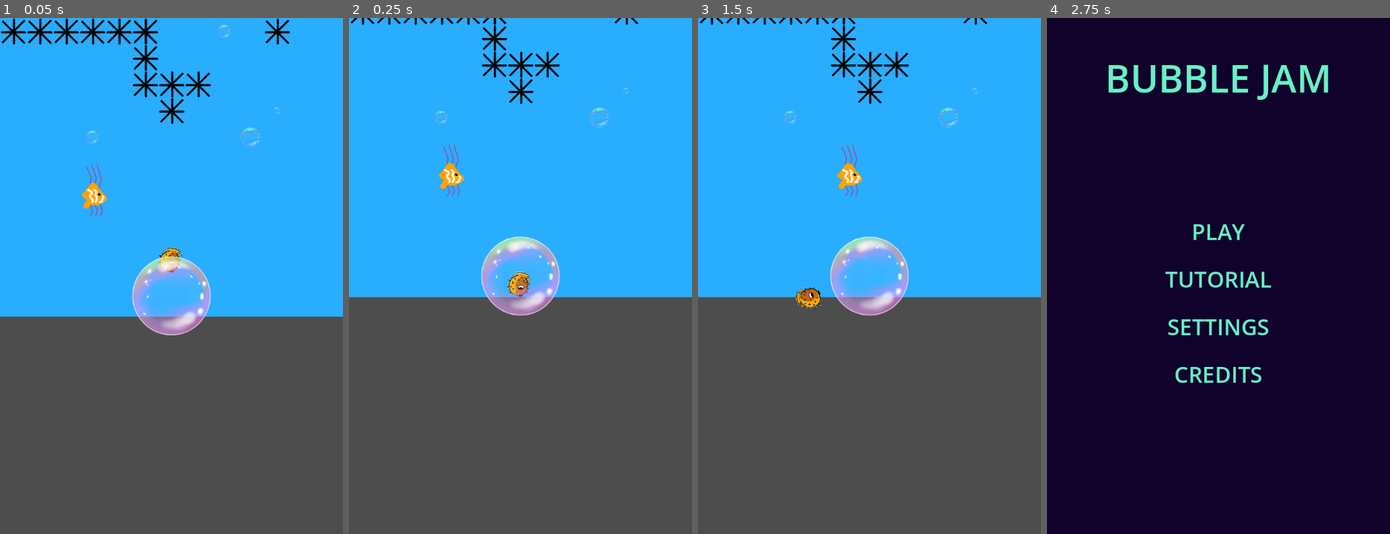
Above: before the commit, frames 1-4 (left to right).
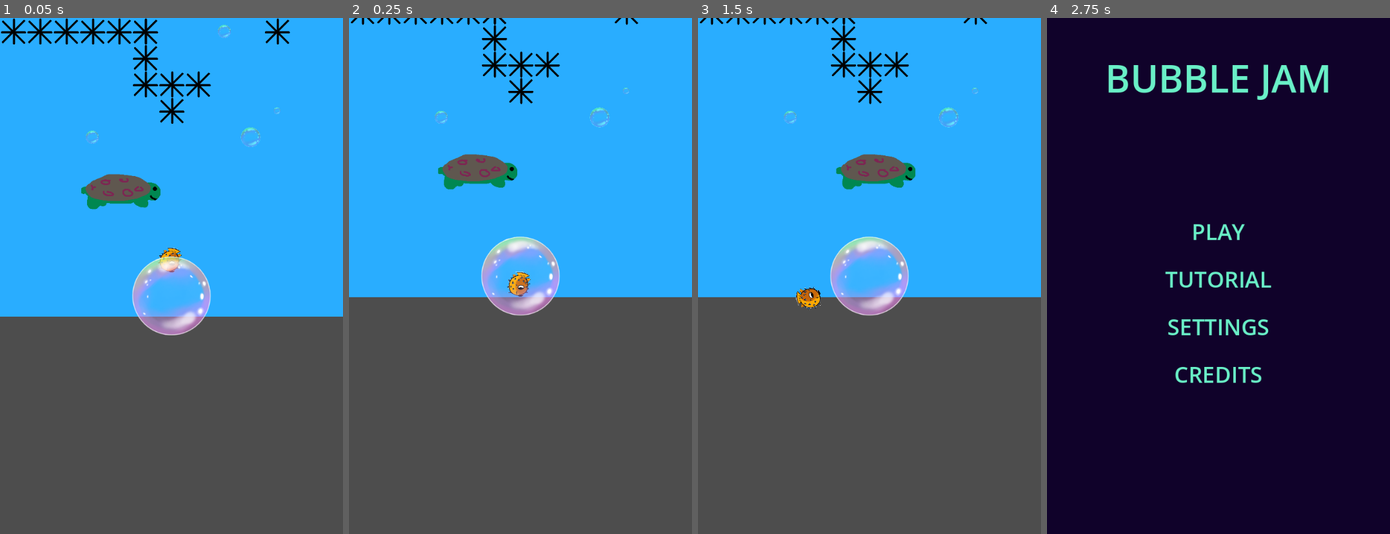
Above: after the commit, the same moments.

Repository: Birdboys/bubbleJam
Game: Godot game, scene res://scenes/test_environment.tscn
Same seed, same stepped clock (60 frames per second), same inputs: the game is played once before the commit and once after it. This scene is started directly instead of the project's main scene.
Inputs (mouse positions are in pixels of both pictures, inside the frame that each line leads up to):
- Up to frame 1 (0.05 s): no input
- Up to frame 2 (0.25 s): no input
- Up to frame 3 (1.5 s): move the mouse to (944, 250) at 0.52 s; tap Space (puff) at 0.6, 1.35 s; move the mouse to (800, 301) at 1.27 s
- Up to frame 4 (2.75 s): move the mouse to (1252, 162) at 2.02 s; hold E (start) from 2.03 s (still down); tap Space (puff) at 2.3 s

The runs differ from the first frame. In frame 1, 1.2% of the frame differs, in the area x 23-47%, y 28-39%; in frame 2, 1.2%; in frame 3, 1.2%, in the area x 40-64%, y 24-35%; in frame 4, nothing differs.

Commit message:
added turtle who bounces

Diff:
--- a/scenes/bubble.tscn
+++ b/scenes/bubble.tscn
@@ -4,7 +4,7 @@
 [ext_resource type="Script" path="res://scripts/bubble.gd" id="1_d4vj7"]
 
 [sub_resource type="CircleShape2D" id="CircleShape2D_dh2yb"]
-radius = 100.0
+radius = 90.0
 
 [sub_resource type="CircleShape2D" id="CircleShape2D_i7meq"]
 radius = 90.0
@@ -13,8 +13,7 @@
 radius = 100.0
 
 [node name="bubble" type="CharacterBody2D"]
-collision_layer = 0
-collision_mask = 0
+collision_layer = 4
 script = ExtResource("1_d4vj7")
 
 [node name="bubbleCol" type="CollisionShape2D" parent="."]
--- a/scenes/test_environment.tscn
+++ b/scenes/test_environment.tscn
@@ -6,7 +6,7 @@
 [ext_resource type="Texture2D" uid="uid://ddnak4xxamf6e" path="res://assets/temp/ocean.png" id="4_ctwtv"]
 [ext_resource type="PackedScene" uid="uid://dxhjqvqq6yi0m" path="res://scenes/urchin.tscn" id="5_ks4oj"]
 [ext_resource type="PackedScene" uid="uid://rtqqgxot481" path="res://scenes/collect_bubble.tscn" id="6_cwxk8"]
-[ext_resource type="PackedScene" uid="uid://cvuik8t15iku5" path="res://scenes/lion_fish.tscn" id="7_4ibie"]
+[ext_resource type="PackedScene" uid="uid://cppibnxi6p8lb" path="res://scenes/turtle.tscn" id="8_6c6d7"]
 
 [node name="testEnvironment" type="Node2D"]
 script = ExtResource("1_66d0o")
@@ -85,6 +85,6 @@
 position = Vector2(800, -800)
 air_val = 1
 
-[node name="lionFish" parent="." instance=ExtResource("7_4ibie")]
-position = Vector2(-600, -200)
-path_points = Array[Vector2]([Vector2(0, 0), Vector2(1200, 0)])
+[node name="turtle" parent="." instance=ExtResource("8_6c6d7")]
+position = Vector2(-400, -200)
+path_points = Array[Vector2]([Vector2(0, 0), Vector2(800, 0)])
--- /dev/null
+++ b/scenes/turtle.tscn
@@ -0,0 +1,39 @@
+[gd_scene load_steps=6 format=3 uid="uid://cppibnxi6p8lb"]
+
+[ext_resource type="Script" path="res://scripts/turtle.gd" id="1_ce5jl"]
+[ext_resource type="Texture2D" uid="uid://cvlbof3ml4roe" path="res://assets/temp/turtle.png" id="1_lmo61"]
+
+[sub_resource type="CapsuleShape2D" id="CapsuleShape2D_l58o6"]
+radius = 80.0
+height = 500.0
+
+[sub_resource type="CapsuleShape2D" id="CapsuleShape2D_x84xm"]
+radius = 120.0
+height = 600.0
+
+[sub_resource type="Curve2D" id="Curve2D_0c76x"]
+
+[node name="turtle" type="StaticBody2D"]
+collision_mask = 0
+script = ExtResource("1_ce5jl")
+
+[node name="turtleSprite" type="Sprite2D" parent="."]
+texture = ExtResource("1_lmo61")
+
+[node name="turtleCol" type="CollisionShape2D" parent="."]
+rotation = -1.57079
+shape = SubResource("CapsuleShape2D_l58o6")
+
+[node name="bubbleBouncer" type="Area2D" parent="."]
+collision_layer = 0
+collision_mask = 4
+
+[node name="bubbleBouncerCol" type="CollisionShape2D" parent="bubbleBouncer"]
+rotation = -1.57079
+shape = SubResource("CapsuleShape2D_x84xm")
+
+[node name="fishPath" type="Path2D" parent="."]
+curve = SubResource("Curve2D_0c76x")
+
+[node name="fishFollow" type="PathFollow2D" parent="fishPath"]
+loop = false
--- a/scripts/bubble.gd
+++ b/scripts/bubble.gd
@@ -39,6 +39,9 @@
 	current_rotation = move_toward(current_rotation, 0.0, bubble_rot_friction*delta)
 	bubbleSprite.rotate(current_rotation)
 
+func updateVel(v):
+	current_velocity = v
+
 func popBubble(enemy: Area2D):
 	if not is_playing: return
 	print("BUBBLE POPPED")
--- a/scripts/puffer_fish.gd
+++ b/scripts/puffer_fish.gd
@@ -49,7 +49,6 @@
 	pufferSprite.flip_v = position.x > bubble_pos.x
 
 func updateScale():
-	print("SCALE ", puffer_scale)
 	var new_scale = Vector2.ONE + (Vector2.ONE * puffer_scale)
 	pufferSprite.scale = new_scale
 	pufferCol.scale = new_scale
--- /dev/null
+++ b/scripts/turtle.gd
@@ -0,0 +1,36 @@
+extends StaticBody2D
+
+@onready var fishFollow := $fishPath/fishFollow
+@onready var fishPath := $fishPath
+@onready var fishSprite := $turtleSprite
+@onready var bubbleBouncer := $bubbleBouncer
+@export var path_points : Array[Vector2]
+@export var follow_speed := 300.0
+
+var forward := true
+var original_position : Vector2
+var bounce_force := 750.0
+# Called when the node enters the scene tree for the first time.
+func _ready() -> void:
+	var path_curve = Curve2D.new()
+	for point in path_points:
+		path_curve.add_point(point)
+	fishPath.curve = path_curve
+	original_position = position
+
+	bubbleBouncer.body_entered.connect(bounceBubble)
+
+# Called every frame. 'delta' is the elapsed time since the previous frame.
+func _process(delta: float) -> void:
+	fishFollow.progress += follow_speed * delta * (1 if forward else -1)
+	if fishFollow.progress_ratio == 0.0:
+		forward = true
+		fishSprite.flip_h = false
+	if fishFollow.progress_ratio >= 1.0:
+		forward = false
+		fishSprite.flip_h = true
+	position = original_position + fishFollow.position.rotated(rotation)
+
+func bounceBubble(bubble: CharacterBody2D):
+	print("BUBBLE BOUNCED")
+	bubble.updateVel(-1 * bounce_force * bubble.velocity.normalized())
Binary file added: assets/temp/turtle.png
Not shown, added: assets/temp/turtle.png.import
